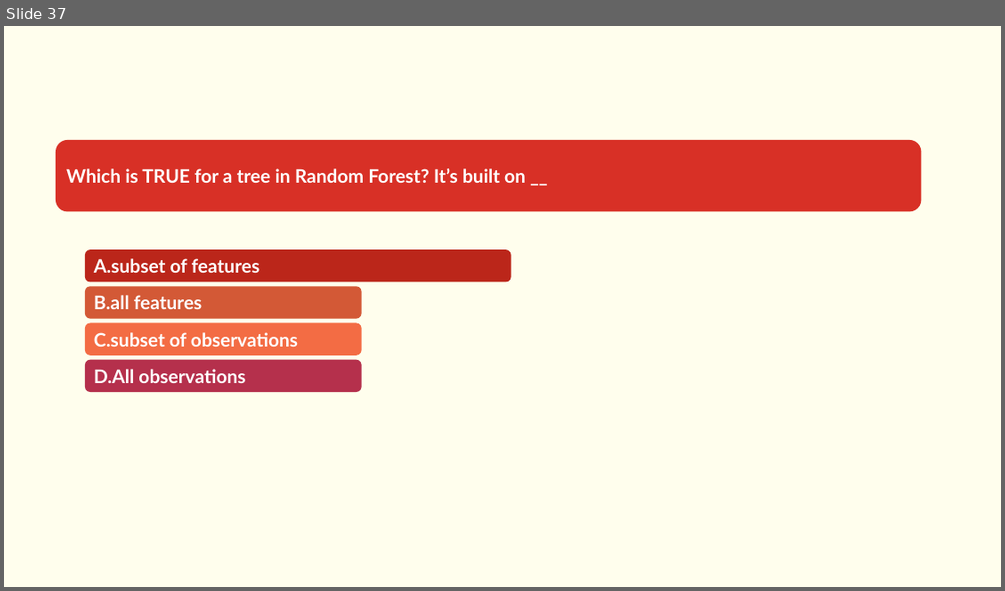
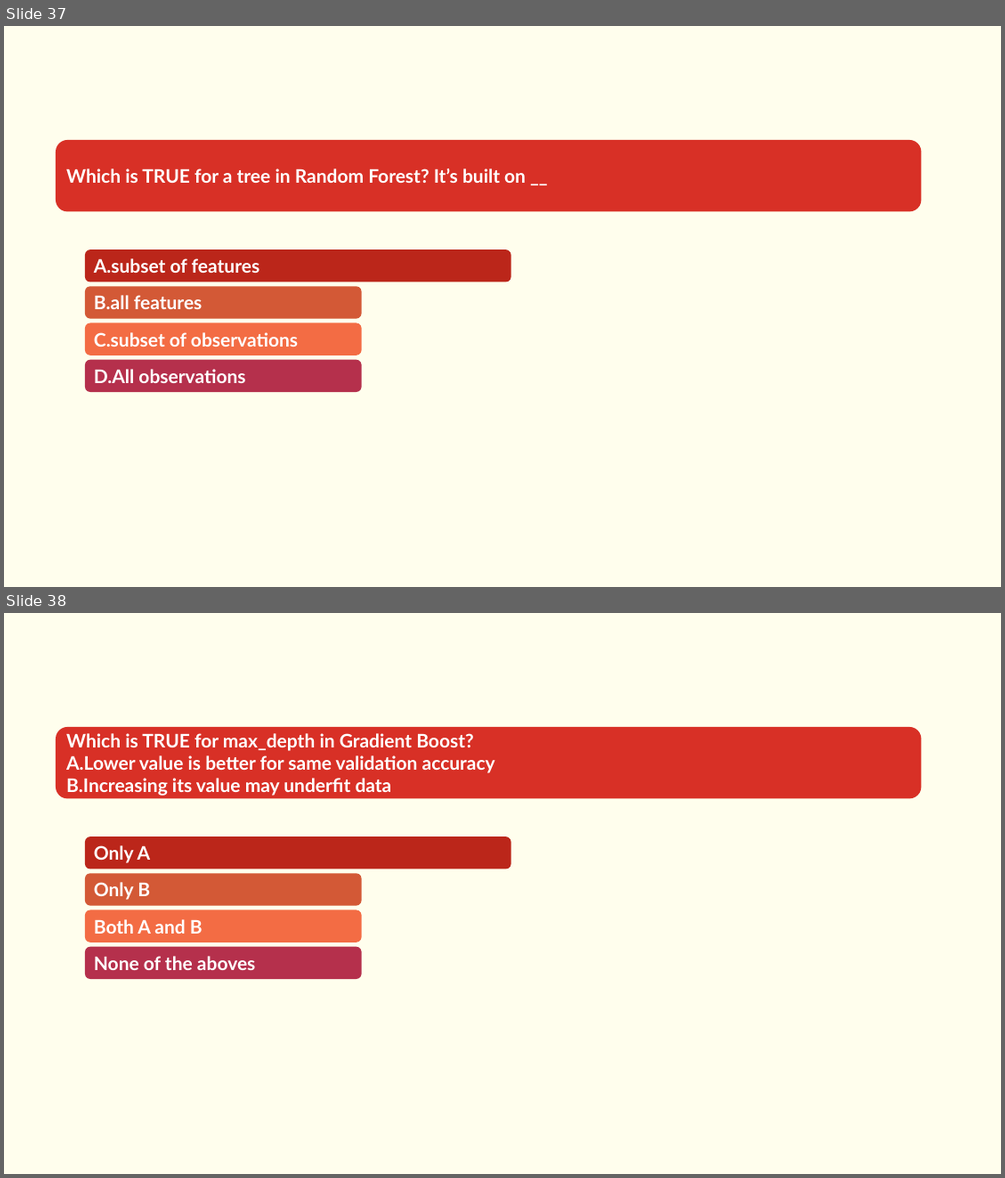
Before and after one commit to Saira55/Machine-Learning-Multiple-Choice-Questions, a slide deck: Machine Learning Quiz Question.pptx. Shown one above the other, each under a label of ours: slide 37 before the commit, slides 37 and 38 after it. The pictures are 1005x591 and 1005x1178 pixels, drawn with LibreOffice and Linux fonts; fonts in the diff are those of the drawing. Boxes give left, top, right and bottom in pixels: in the first picture for what was removed or moved away, otherwise in the second. Text is boxed around its words. In the diff, an @@ line names an element or a change of style, - is before the commit and + after.

```diff
--- a/Machine Learning Quiz Question.pptx
+++ b/Machine Learning Quiz Question.pptx
@@ slide 38 added at box(4, 613, 1001, 1174), background #FFFEED @@
@@ rounded rectangle added at box(56, 727, 922, 798), fill #D83026, 18 pt, text #FFFFFF, bold @@
+Which is TRUE for max_depth in Gradient Boost?
+A.Lower value is better for same validation accuracy
+B.Increasing its value may underfit data
@@ rounded rectangle added at box(85, 836, 511, 868), fill #BB261A, 18 pt, text #FFFFFF, bold @@
+Only A
@@ rounded rectangle added at box(85, 873, 362, 906), fill #D35936, 18 pt, text #FFFFFF, bold @@
+Only B
@@ rounded rectangle added at box(85, 910, 362, 942), fill #F36C44, 18 pt, text #FFFFFF, bold @@
+Both A and B
@@ rounded rectangle added at box(85, 947, 362, 979), fill #B5304C, 18 pt, text #FFFFFF, bold @@
+None of the aboves
```
Also in this commit, not shown: 1 other slide added, 1 slide removed.
